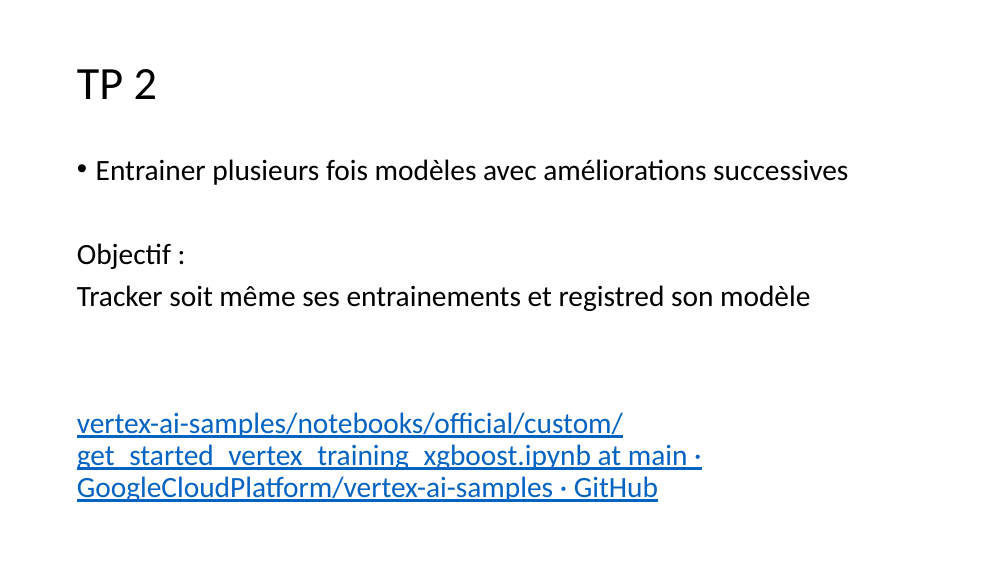
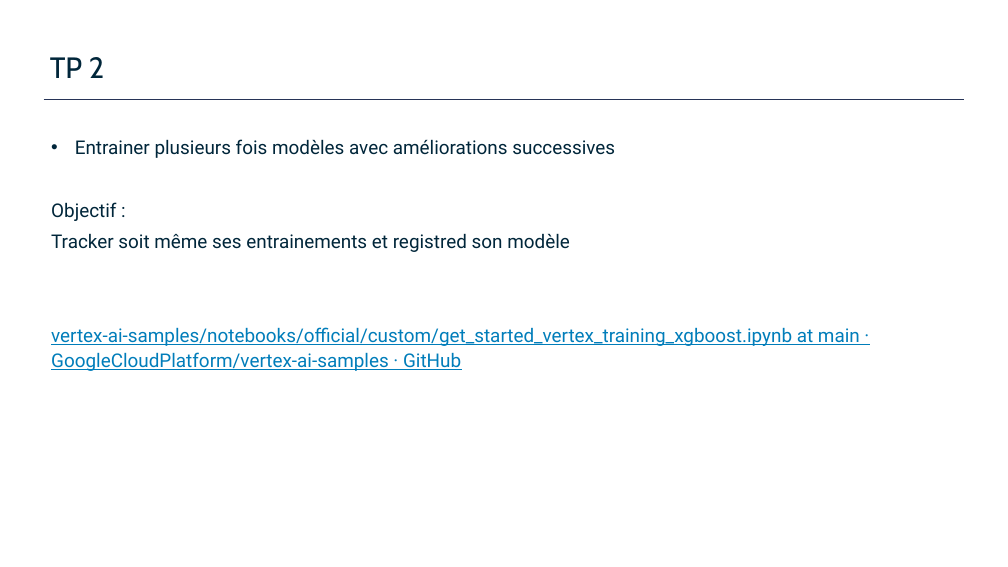
Before and after one commit to plperez626/MLOps-Introductory-Course-on-GCP, a slide deck: slide 15 of slides/2_flowml-on-gcp/gcp_mlops_vertexai_supaero.pptx (slide 16 before the commit). Drawn at 1008x567 pixels with LibreOffice and Linux fonts; fonts in the diff are those of the drawing; background and template pictures are left out. Boxes give left, top, right and bottom in pixels: in the first picture for what was removed or moved away, otherwise in the second. Text is boxed around its words. In the diff, an @@ line names an element or a change of style, - is before the commit and + after.

```diff
--- a/slides/2_flowml-on-gcp/gcp_mlops_vertexai_supaero.pptx
+++ b/slides/2_flowml-on-gcp/gcp_mlops_vertexai_supaero.pptx
@@ title "TP 2": place and size @@
-title "TP 2" at [77,69,157,99]
+title "TP 2" at [50,57,104,78]
@@ title "TP 2" at [50,57,104,78]: size 44 to 28 pt, font Calibri to Cabin, text colour #000000 to #00263A; line spacing 0.9 to 1; vertical alignment middle to bottom @@
@@ line added from (44, 99) to (965, 99), #273457 0.5 pt @@
@@ text "Entrainer plusieurs fois modèles avec ...": place and size @@
-text "Entrainer plusieurs fois modèles avec ..." at [77,159,848,502]
+text "Entrainer plusieurs fois modèles avec ..." at [51,139,860,371]
@@ text "Entrainer plusieurs fois modèles avec ..." at [51,139,860,371]: size 28 to 18 pt, font Calibri to Roboto; text colour #000000 to #00263A in "Entrainer plusieurs fois modèles avec améliorations successi ...", "Objectif :", "Tracker soit même ses entrainements et registred ..."; text colour #0563C1 to #007DBA in "vertex-ai-samples/notebooks/official/custom/get_started_vert ..."; indent changed; line spacing 0.9 to 1.1; less space between paragraphs @@
```
Also in this commit, not shown: 6 other slides changed, 8 slides added, 9 slides removed.
